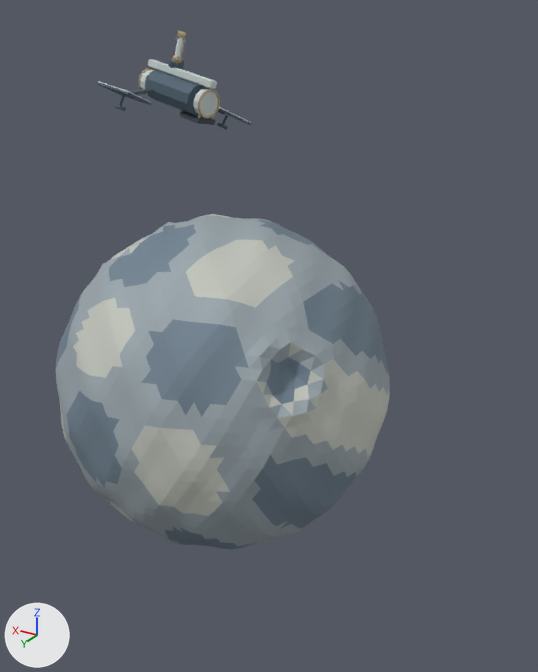
Renders of the glTF model apps/web/public/assets/blender/v1/s9/Moon.glb from each side of a commit.
One viewpoint serves both versions: a camera (50 mm lens) standing at (-1.94, 2.79, 1.69) and looking at (-0.17, -0.15, 0.22). Lighting does not change. The marker at lower left points along +X, +Y and +Z. The first picture is the older version. Where no turn or scale is listed for an object, it has been applied to the vertices. Vertices at exactly the same position are counted once.

The first picture shows 'S9_Moon • modeled surfaces'.
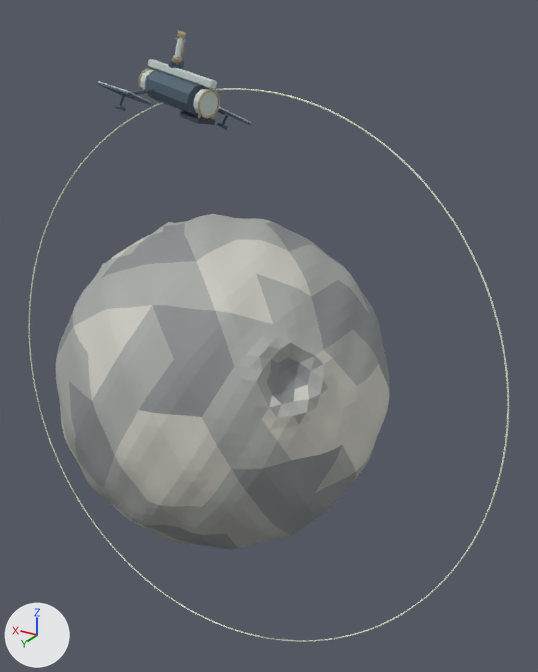
Where the change shows, as pixel boxes (x1, y1, x2, y2) in the pictures (538 x 672 px):
'S9_Moon • modeled surfaces', recoloured, reshaped (44% wider, 18% taller)
    before: (56, 30, 390, 550)
    after: (29, 30, 509, 642)
part 1 of me_s9_moon_faceted_planetary_body_mesh_001, added
    after: (29, 88, 509, 642)
part 2 of me_s9_moon_faceted_planetary_body_mesh_001, recoloured
    both: (69, 223, 390, 543)
part 3 of me_s9_moon_faceted_planetary_body_mesh_001, recoloured
    both: (66, 218, 389, 528)
part 4 of me_s9_moon_faceted_planetary_body_mesh_001, recoloured
    both: (56, 219, 375, 548)
part 5 of me_s9_moon_faceted_planetary_body_mesh_001, recoloured
    both: (73, 216, 365, 516)

Edits to the bpy script that builds the scene:
```text
Change mat_janus_s9_moon_terrain:
    mat_janus_s9_moon_terrain.base_color: (0.328, 0.386, 0.418) -> (0.397, 0.407, 0.386)  # grey #9ba7ad -> grey #a9aba7
Change mat_janus_s9_moon_terrain_dark:
    mat_janus_s9_moon_terrain_dark.base_color: (0.165, 0.227, 0.283) -> (0.258, 0.275, 0.279)  # greyish blue #718391 -> grey #8b8f90
Add mat_janus_s9_moon_light:
    mat_janus_s9_moon_light = principled_material('Janus_S9_Moon_light')
    mat_janus_s9_moon_light.base_color = (0.716, 0.815, 0.61)  # pale green #dce9cd
    mat_janus_s9_moon_light.metallic = 0.08
    mat_janus_s9_moon_light.roughness = 0.7
Change me_s9_moon_faceted_planetary_body_mesh_001:
    used by ob_s9_moon___modeled_surfaces
    remove me_s9_moon_faceted_planetary_body_mesh_001.from_pydata(...)  # 3369 vertices, 6618 faces; spans x -0.83..0.82, y -0.82..0.83, z -0.83..1.63
    add me_s9_moon_faceted_planetary_body_mesh_001.from_pydata(...)  # 3969 vertices, 7818 faces; spans x -1.41..1.41, y -0.82..0.83, z -1.39..1.63
    me_s9_moon_faceted_planetary_body_mesh_001 part 1: a new loose piece of 600 vertices spanning x -1.41..1.41, y -0.23..0.23, z -1.39..1.39, in mat_janus_s9_moon_light (pale green #dce9cd)
    me_s9_moon_faceted_planetary_body_mesh_001 part 2: 205 faces spanning x -0.79..0.8, y -0.78..0.79, z -0.8..0.8 switch from mat_janus_s9_moon_terrain (grey #9ba7ad) to mat_janus_s9_moon_terrain_dark (grey #8b8f90)
    me_s9_moon_faceted_planetary_body_mesh_001 part 3: 292 faces spanning x -0.81..0.78, y -0.82..0.83, z -0.81..0.8 switch from mat_janus_s9_moon_terrain (grey #9ba7ad) to mat_janus_s9_moon_terrain_light (light grey #cbcac1)
    me_s9_moon_faceted_planetary_body_mesh_001 part 4: 237 faces spanning x -0.78..0.81, y -0.82..0.82, z -0.82..0.81 switch from mat_janus_s9_moon_terrain_dark (greyish blue #718391) to mat_janus_s9_moon_terrain (grey #a9aba7)
    me_s9_moon_faceted_planetary_body_mesh_001 part 5: 196 faces spanning x -0.79..0.76, y -0.79..0.76, z -0.82..0.82 switch from mat_janus_s9_moon_terrain_light (light grey #c3c6bd) to mat_janus_s9_moon_terrain (grey #a9aba7)
    add me_s9_moon_faceted_planetary_body_mesh_001.materials.append(mat_janus_s9_moon_light)  # pale green #dce9cd
```
